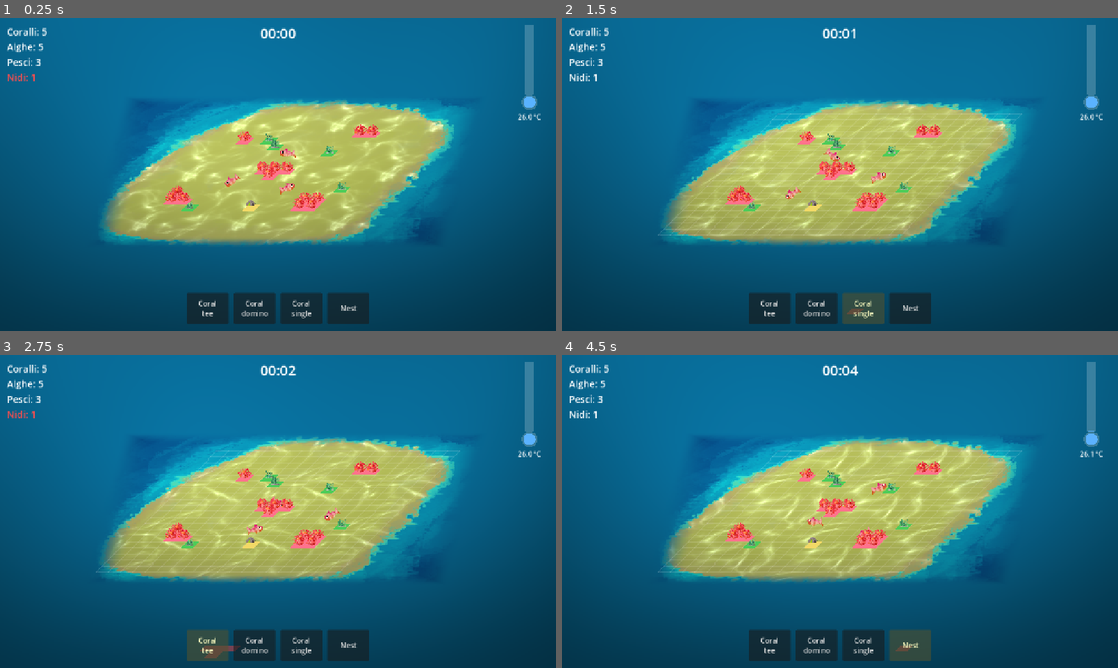
Above: before the commit, frames 1-4 (two rows, left to right).
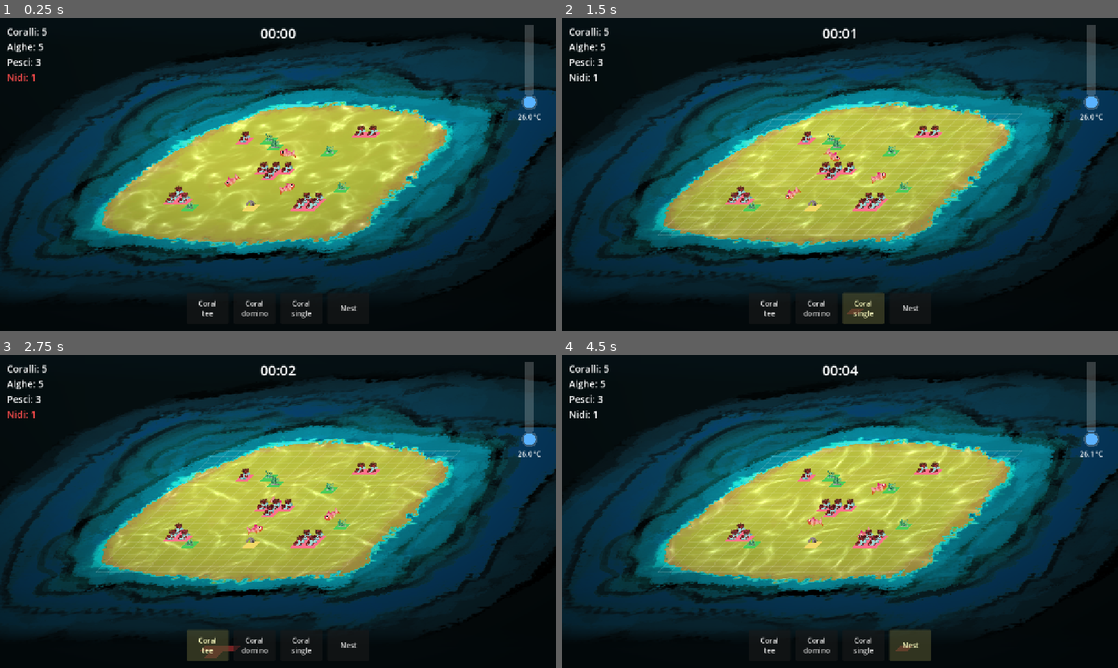
Above: after the commit, the same moments.

Repository: TakFog/rgj2026
Game: Godot game, scene res://main/main.tscn
Same seed, same stepped clock (60 frames per second), same inputs: the game is played once before the commit and once after it. Sound files missing from this copy of the repository are replaced by a short silence.
Inputs:
- Up to frame 1 (0.25 s): no input
- Up to frame 2 (1.5 s): click "Coral single" at 0.5 s; click "Coral single" at 1.25 s
- Up to frame 3 (2.75 s): click "Coral tee" at 2 s
- Up to frame 4 (4.5 s): click "Nest" at 2.75 s; click "Coral tee" at 3.5 s; click "Nest" at 4.25 s

The runs differ from the first frame. In frame 1, 93% of the frame differs, in the area x 0-100%, y 0-100%; in frame 2, 91%; in frame 3, 91%; in frame 4, 91%.

Commit message:
Use the designer's map and coral sprites, tinting corals by oxygen
Replace the map with the new background and re-measure its sand area.
Draw corals as the designer's rock base with grayscale corals on top,
tinted from red at full oxygen to gray when suffocated.

Diff:
--- a/entities/coral/coral.gd
+++ b/entities/coral/coral.gd
@@ -7,9 +7,13 @@
 
 const HEALTHY_COLOR := Color(1.0, 0.45, 0.55)
 const SUFFOCATED_COLOR := Color(0.45, 0.42, 0.42)
+## Tint of the (grayscale) coral art: red at full oxygen, fading to its own gray at 0.
+const CORAL_HEALTHY_TINT := Color(1.0, 0.3, 0.3)
+const CORAL_SUFFOCATED_TINT := Color.WHITE
 const CRUMBLE_SECONDS := 0.6
-## Temporary art, until the designer's coral sprite is ready.
-const TEXTURE := preload("res://assets/sprites/temp/coral.png")
+## Rock the corals grow on (never tinted) and the grayscale corals drawn over it.
+const BASE_TEXTURE := preload("res://assets/sprites/coral_base.png")
+const CORAL_TEXTURE := preload("res://assets/sprites/coral.png")
 
 var shape_id: StringName
 var origin_cell: Vector2i
@@ -51,7 +55,8 @@
 		add_child(marker)
 		var visual := PlaceholderShape.cell(Game.grid.cell_to_world(cell), HEALTHY_COLOR)
 		_visuals.append(visual)
-		_sprites.append(visual.add_sprite(TEXTURE))
+		visual.add_sprite(BASE_TEXTURE)
+		_sprites.append(visual.add_sprite(CORAL_TEXTURE))
 		_followers.append(ViewFollower.attach(marker, visual))
 
 
@@ -65,7 +70,7 @@
 	var tint := SUFFOCATED_COLOR.lerp(HEALTHY_COLOR, _oxygen.ratio())
 	for visual in _visuals:
 		visual.color = tint
-	var sprite_tint := Color.WHITE.lerp(SUFFOCATED_COLOR, 1.0 - _oxygen.ratio())
+	var sprite_tint := CORAL_SUFFOCATED_TINT.lerp(CORAL_HEALTHY_TINT, _oxygen.ratio())
 	for sprite in _sprites:
 		sprite.modulate = sprite_tint
 
--- a/main/ground.gd
+++ b/main/ground.gd
@@ -7,15 +7,15 @@
 const MAP := preload("res://assets/sprites/map.png")
 ## The map's sand area as a parallelogram (texture px, measured on the art):
 ## top/bottom rows and the range of `x + SAND_SLANT * y` across it.
-const SAND_TOP := 94.0
-const SAND_BOTTOM := 1022.0
+const SAND_TOP := 602.0
+const SAND_BOTTOM := 1550.0
 const SAND_SLANT := 0.55
-const SAND_LEFT := 544.0
-const SAND_RIGHT := 1923.0
+const SAND_LEFT := 1799.0
+const SAND_RIGHT := 3185.0
 ## Grows the fitted sand past the island border, so its ragged edge stays outside.
 const SAND_MARGIN := 0.04
 ## Average colour of the map's outer border, fills the screen around it.
-const OPEN_SEABED := Color8(2, 126, 188)
+const OPEN_SEABED := Color8(6, 18, 23)
 ## Fraction of the map width/height (per side) faded out into OPEN_SEABED,
 ## hiding its edges. Kept inside the water margin around the sand.
 const MAP_EDGE_FADE := Vector2(0.1, 0.08)
Binary file added: assets/sprites/coral.png
Not shown, added: assets/sprites/coral.png.import
Binary file added: assets/sprites/coral_base.png
Not shown, changed: assets/sprites/coral_base.png.import
Binary file changed: assets/sprites/map.png
Binary file removed: assets/sprites/temp/coral.png
